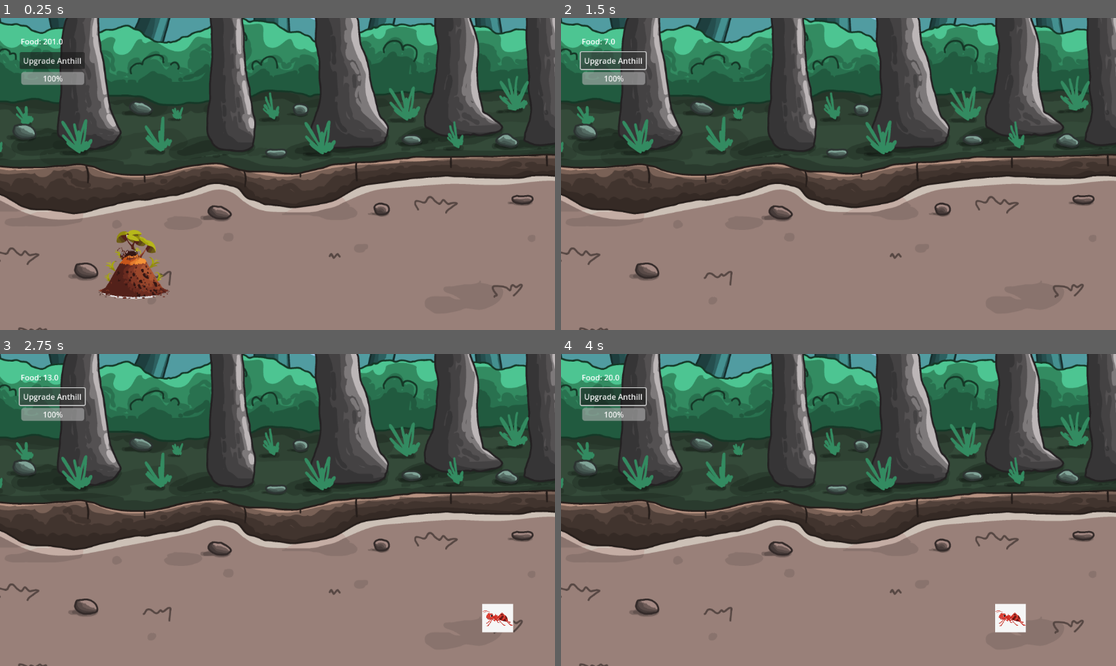
Above: before the commit, frames 1-4 (two rows, left to right).
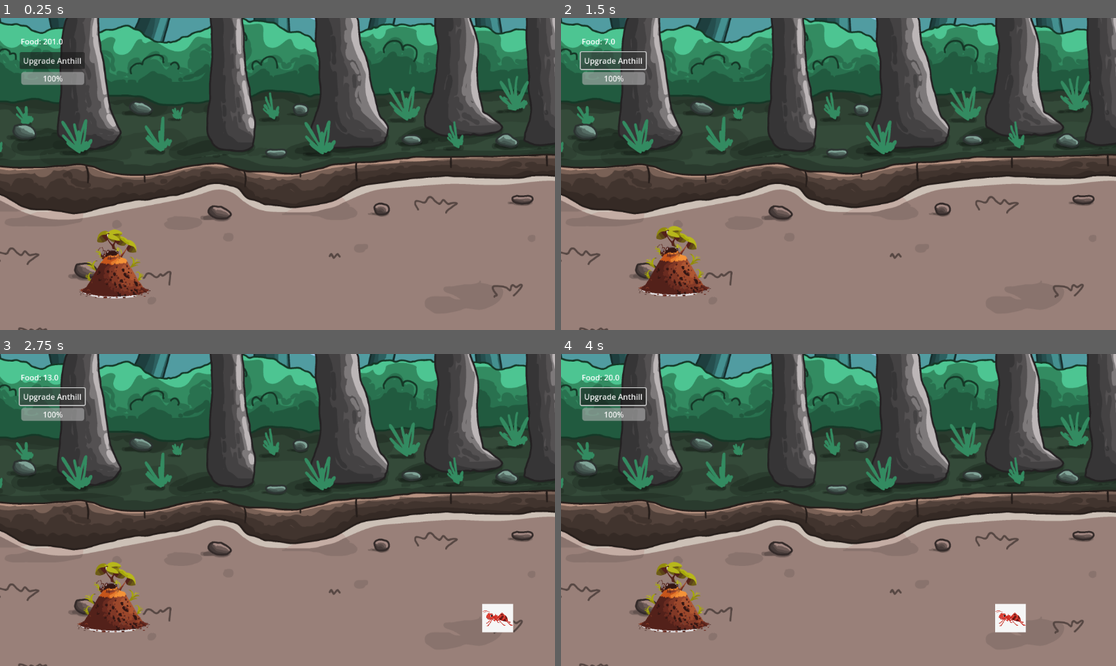
Above: after the commit, the same moments.

Repository: NMSU-Digital-Game-Design/game-jam-4-ant-game
Game: Godot game, scene res://Scenes/main.tscn
Same seed, same stepped clock (60 frames per second), same inputs: the game is played once before the commit and once after it.
Inputs (mouse positions are in pixels of both pictures, inside the frame that each line leads up to):
- Up to frame 1 (0.25 s): no input
- Up to frame 2 (1.5 s): click "Upgrade Anthill" at 0.5 s; click "Upgrade Anthill" at 1.25 s
- Up to frame 3 (2.75 s): click "Upgrade Anthill" at 2 s
- Up to frame 4 (4 s): move the mouse to (960, 494) at 2.77 s; click (960, 494) at 2.92 s; drag from (727, 525) to (810, 572) at 3.52 s

The runs differ from the first frame. In frame 1, 2.0% of the frame differs, in the area x 14-31%, y 67-91%; in frame 2, 1.5%; in frame 3, 1.5%; in frame 4, 1.5%.

Commit message:
anthill  upgrade update

Diff:
--- a/Scenes/main.tscn
+++ b/Scenes/main.tscn
@@ -16,20 +16,18 @@
 texture = ExtResource("1_jjvhh")
 
 [node name="PlayerAnthill" type="Area2D" parent="."]
-position = Vector2(248, 392)
+position = Vector2(557, 1290)
 script = ExtResource("2_kry3j")
 
 [node name="Sprite2D" type="Sprite2D" parent="PlayerAnthill"]
-position = Vector2(179, 539)
+position = Vector2(0.500061, 0)
 scale = Vector2(0.630556, 0.65)
 texture = ExtResource("3_21xkr")
 
 [node name="CollisionShape2D" type="CollisionShape2D" parent="PlayerAnthill"]
-position = Vector2(174, 542)
 shape = SubResource("CircleShape2D_d5x1h")
 
 [node name="EnemySpawner" type="Node2D" parent="."]
-position = Vector2(45, 1081)
 script = ExtResource("4_6bp64")
 
 [node name="Camera2D" type="Camera2D" parent="."]
--- a/Scripts/player_anthill.gd
+++ b/Scripts/player_anthill.gd
@@ -14,7 +14,8 @@
 # --- Upgrade Settings ---
 @export var upgrade_cost = 100
 @export var upgrade_health_increase = 50
-@export var upgrade_scale_increase = Vector2(0.5, 0.5)  # bigger increment for visibility
+@export var upgrade_scale_increase = Vector2(0.01, 0.01)  # bigger increment for visibility
+@onready var sprite = $Sprite2D
 
 func _ready():
 	set_process(true)
@@ -28,6 +29,18 @@
 		health_bar.value = health
 	if food_label:
 		food_label.text = "Food: " + str(floor(food))
+
+	if sprite and sprite.texture:
+		var tex_size = sprite.texture.get_size()
+		var bottom_center = Vector2(tex_size.x / 2, tex_size.y)  # local coords
+
+		# Move the sprite up so its bottom aligns with Area2D origin
+		sprite.position = -bottom_center
+		sprite.centered = true  # you can keep it centered now, looks cleaner
+
+		# Optional: if your collision shape is a child, move it too!
+		if has_node("CollisionShape2D"):
+			$CollisionShape2D.position = -bottom_center
 
 	# Connect the upgrade button dynamically
 	if upgrade_health_button:
